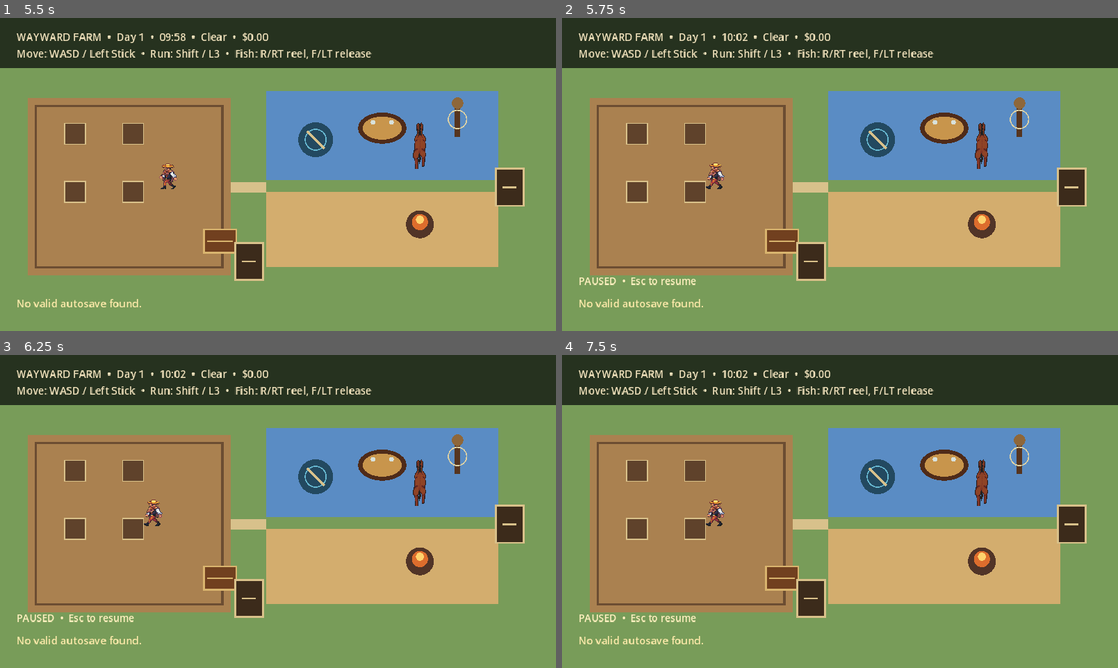
Above: before the commit, frames 1-4 (two rows, left to right).
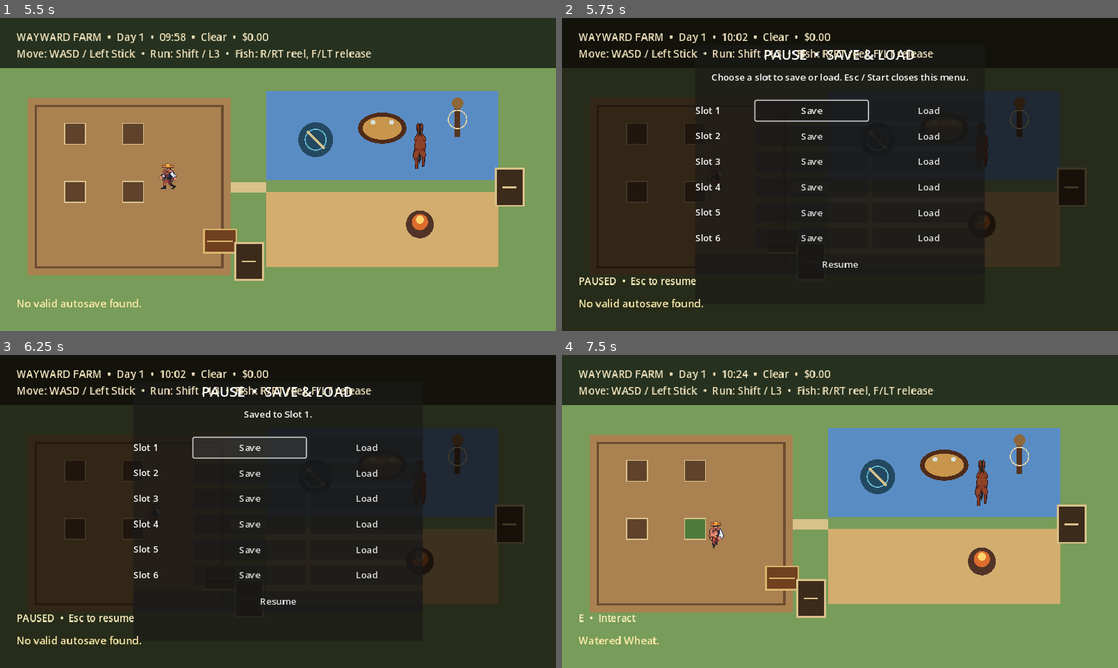
Above: after the commit, the same moments.

Repository: DocDamage/mahjongRPG
Game: Godot game, scene res://src/bootstrap/bootstrap.tscn
The game is run twice, just before and just after one commit, with the same random seed, the same clock (stepped at 60 frames per second) and the same inputs.
Inputs (mouse positions are in pixels of both pictures, inside the frame that each line leads up to):
- Up to frame 1 (5.5 s): click "Start at Wayward Farm" at 0.5 s; tap Enter at 1.25 s; move the mouse to (400, 158) at 1.27 s; hold D (move_right) 1.28-2.03 s; hold R (fish_reel) 1.28-2.03 s; click (400, 158) at 1.42 s; tap Space at 1.52, 2.27, 3.77, 4.52, 5.27 s; tap F (fish_release) at 1.55, 2.1, 4.55, 5.1 s; move the mouse to (166, 190) at 2.02 s; hold S (move_down) 2.03-2.78 s; tap E (interact) at 2.3, 5.3 s; move the mouse to (333, 105) at 2.77 s; hold D (move_right) 2.78-3.53 s; hold E (interact) 2.78-3.53 s; tap Shift (run) at 3.05, 3.6 s; move the mouse to (250, 237) at 3.52 s; hold W (move_up) 3.53-4.28 s; click (250, 237) at 3.67 s; tap R (fish_reel) at 3.8 s; move the mouse to (444, 221) at 4.27 s; hold R (fish_reel) 4.28-5.03 s; hold A (move_left) from 4.28 s (still down); tap F9 (load_game) at 4.9 s; move the mouse to (111, 127) at 5.02 s
- Up to frame 2 (5.75 s): keep holding A (move_left); tap Escape (pause) at 5.65 s
- Up to frame 3 (6.25 s): release A (move_left) at 5.75 s; click (250, 448) at 5.75 s, where only the run after the commit has a clickable "Save"
- Up to frame 4 (7.5 s): click (928, 448) at 6.5 s, where only the run after the commit has a clickable "Load"; tap Space at 7.25 s; move the mouse to (867, 511) at 7.27 s; hold S (move_down) from 7.28 s (still down); hold E (interact) from 7.28 s (still down); click (867, 511) at 7.42 s

Frame 1 is identical in both runs. In frame 2, 99% of the frame differs, in the area x 0-100%, y 0-100%; in frame 3, 99%; in frame 4, 1.1%.

Commit message:
Add cross-scene manual save menu

Diff:
--- a/project.godot
+++ b/project.godot
@@ -13,6 +13,7 @@
 AudioService="*res://src/audio/audio_service.gd"
 InputService="*res://src/input/input_service.gd"
 ContentRegistry="*res://src/content/content_registry.gd"
+SaveMenu="*res://src/ui/save_menu.gd"
 
 [display]
 window/size/viewport_width=960
--- a/src/player/player.gd
+++ b/src/player/player.gd
@@ -44,8 +44,6 @@
 
 
 func _physics_process(delta: float) -> void:
-	if Input.is_action_just_pressed(&"pause"):
-		_toggle_pause()
 	if _is_game_paused():
 		velocity = Vector2.ZERO
 		_set_animation(false)
@@ -172,16 +170,6 @@
 	_update_interaction_prompt(_current_prompt_target)
 
 
-func _toggle_pause() -> void:
-	var session := get_node_or_null("/root/GameSession")
-	if session == null:
-		return
-	if session.is_paused():
-		session.release_pause(&"player_pause")
-	else:
-		session.request_pause(&"player_pause")
-
-
 func _show_pause_prompt() -> void:
 	if _prompt_label == null:
 		return
--- a/src/save/save_service.gd
+++ b/src/save/save_service.gd
@@ -2,6 +2,7 @@
 
 signal saved(slot_id: StringName)
 signal loaded(slot_id: StringName)
+signal save_status(message: String)
 
 const SAVE_SCHEMA_VERSION := 1
 const MANUAL_SLOT_COUNT := 6
@@ -9,6 +10,39 @@
 const SLOT_EMERGENCY := &"emergency"
 const SLOT_PRE_FINALE := &"pre_finale"
 const SAVE_DIRECTORY := "user://saves"
+
+
+func _unhandled_input(event: InputEvent) -> void:
+	if event.is_action_pressed(&"save_game"):
+		var save_result := save_current_session(SLOT_AUTOSAVE)
+		save_status.emit("Game saved." if save_result == OK else "Save failed.")
+		get_viewport().set_input_as_handled()
+	elif event.is_action_pressed(&"load_game"):
+		var load_result := load_current_session(SLOT_AUTOSAVE)
+		save_status.emit("Game loaded." if load_result == OK else "No valid autosave found.")
+		get_viewport().set_input_as_handled()
+
+
+func save_current_session(slot_id: StringName) -> Error:
+	if not is_inside_tree():
+		return ERR_UNAVAILABLE
+	var session = get_node_or_null("/root/GameSession")
+	if session == null:
+		return ERR_UNAVAILABLE
+	return save(slot_id, session.snapshot())
+
+
+func load_current_session(slot_id: StringName) -> Error:
+	if not is_inside_tree():
+		return ERR_UNAVAILABLE
+	var session = get_node_or_null("/root/GameSession")
+	if session == null:
+		return ERR_UNAVAILABLE
+	var document := load_save(slot_id)
+	var payload_value: Variant = document.get("payload")
+	if not payload_value is Dictionary:
+		return int(document.get("error", ERR_FILE_NOT_FOUND))
+	return session.restore(payload_value)
 
 
 func save(slot_id: StringName, payload: Dictionary) -> Error:
--- /dev/null
+++ b/src/ui/save_menu.gd
@@ -0,0 +1,126 @@
+extends CanvasLayer
+
+const MENU_PAUSE_REASON := &"save_menu"
+
+var _shade: ColorRect
+var _panel: PanelContainer
+var _message: Label
+var _first_button: Button
+
+
+func _ready() -> void:
+	process_mode = Node.PROCESS_MODE_ALWAYS
+	_build_menu()
+
+
+func _unhandled_input(event: InputEvent) -> void:
+	if event.is_action_pressed(&"pause"):
+		if is_open():
+			close()
+		else:
+			open()
+		get_viewport().set_input_as_handled()
+
+
+func is_open() -> bool:
+	return _shade != null and _shade.visible
+
+
+func open() -> void:
+	if _shade == null:
+		return
+	var session = get_node_or_null("/root/GameSession")
+	if session != null:
+		session.request_pause(MENU_PAUSE_REASON)
+	_shade.visible = true
+	_message.text = "Choose a slot to save or load. Esc / Start closes this menu."
+	_focus_first_button()
+
+
+func close() -> void:
+	if _shade == null:
+		return
+	_shade.visible = false
+	var session = get_node_or_null("/root/GameSession")
+	if session != null:
+		session.release_pause(MENU_PAUSE_REASON)
+
+
+func _build_menu() -> void:
+	_shade = ColorRect.new()
+	_shade.color = Color(0.05, 0.035, 0.02, 0.76)
+	_shade.set_anchors_and_offsets_preset(Control.PRESET_FULL_RECT)
+	add_child(_shade)
+	_panel = PanelContainer.new()
+	_panel.position = Vector2(230, 46)
+	_panel.size = Vector2(500, 448)
+	_shade.add_child(_panel)
+	var content := VBoxContainer.new()
+	content.add_theme_constant_override("separation", 10)
+	_panel.add_child(content)
+	var title := Label.new()
+	title.text = "PAUSE  •  SAVE & LOAD"
+	title.horizontal_alignment = HORIZONTAL_ALIGNMENT_CENTER
+	title.add_theme_font_size_override("font_size", 24)
+	content.add_child(title)
+	_message = Label.new()
+	_message.autowrap_mode = TextServer.AUTOWRAP_WORD_SMART
+	_message.horizontal_alignment = HORIZONTAL_ALIGNMENT_CENTER
+	_message.custom_minimum_size = Vector2(440, 42)
+	content.add_child(_message)
+	for slot_number in range(1, 7):
+		_add_slot_row(content, StringName("manual_%d" % slot_number), slot_number)
+	var close_button := Button.new()
+	close_button.text = "Resume"
+	close_button.custom_minimum_size = Vector2(0, 36)
+	close_button.pressed.connect(close)
+	content.add_child(close_button)
+	_shade.visible = false
+
+
+func _add_slot_row(content: VBoxContainer, slot_id: StringName, slot_number: int) -> void:
+	var row := HBoxContainer.new()
+	row.add_theme_constant_override("separation", 8)
+	content.add_child(row)
+	var label := Label.new()
+	label.text = "Slot %d" % slot_number
+	label.custom_minimum_size = Vector2(96, 34)
+	label.vertical_alignment = VERTICAL_ALIGNMENT_CENTER
+	row.add_child(label)
+	var save_button := Button.new()
+	save_button.text = "Save"
+	save_button.size_flags_horizontal = Control.SIZE_EXPAND_FILL
+	save_button.pressed.connect(_save_slot.bind(slot_id, slot_number))
+	row.add_child(save_button)
+	if _first_button == null:
+		_first_button = save_button
+	var load_button := Button.new()
+	load_button.text = "Load"
+	load_button.size_flags_horizontal = Control.SIZE_EXPAND_FILL
+	load_button.pressed.connect(_load_slot.bind(slot_id, slot_number))
+	row.add_child(load_button)
+
+
+func _save_slot(slot_id: StringName, slot_number: int) -> void:
+	var service = get_node_or_null("/root/SaveService")
+	var result: Error = ERR_UNAVAILABLE
+	if service != null:
+		result = service.save_current_session(slot_id)
+	_message.text = "Saved to Slot %d." % slot_number if result == OK else "Could not save to Slot %d." % slot_number
+
+
+func _load_slot(slot_id: StringName, slot_number: int) -> void:
+	var service = get_node_or_null("/root/SaveService")
+	var result: Error = ERR_UNAVAILABLE
+	if service != null:
+		result = service.load_current_session(slot_id)
+	if result == OK:
+		_message.text = "Loaded Slot %d." % slot_number
+		close()
+	else:
+		_message.text = "Slot %d has no valid save." % slot_number
+
+
+func _focus_first_button() -> void:
+	if _first_button != null:
+		_first_button.grab_focus()
--- a/src/world/dustward.gd
+++ b/src/world/dustward.gd
@@ -13,6 +13,7 @@
 	$InnDoor.feedback.connect(_show_message)
 	$HallDoor.feedback.connect(_show_message)
 	GameSession.weather_changed.connect(_on_weather_changed)
+	SaveService.save_status.connect(_show_message)
 	for opponent in get_tree().get_nodes_in_group(&"dustward_opponent"):
 		opponent.feedback.connect(_show_message)
 	_update_status()
--- a/src/world/interior.gd
+++ b/src/world/interior.gd
@@ -19,6 +19,7 @@
 	var clerk = get_node_or_null("StoreClerk")
 	if clerk != null:
 		clerk.feedback.connect(_show_message)
+	SaveService.save_status.connect(_show_message)
 	status_label.text = "%s  •  E / A interacts  •  $%.2f" % [location_name, GameSession.inventory.money_cents / 100.0]
 
 
--- a/src/world/riverbend.gd
+++ b/src/world/riverbend.gd
@@ -9,6 +9,7 @@
 	$FarmRoad.feedback.connect(_show_message)
 	$FishingSpot.feedback.connect(_show_message)
 	GameSession.weather_changed.connect(_on_weather_changed)
+	SaveService.save_status.connect(_show_message)
 	_update_status()
 
 
--- a/src/world/wayward_farm.gd
+++ b/src/world/wayward_farm.gd
@@ -9,6 +9,7 @@
 	GameSession.time_advanced.connect(_update_status)
 	GameSession.weather_changed.connect(_update_status)
 	GameSession.weather_changed.connect(_redraw_for_weather)
+	SaveService.save_status.connect(_show_message)
 	for plot in get_tree().get_nodes_in_group(&"farm_plot"):
 		plot.feedback.connect(_show_message)
 	$Bonfire.feedback.connect(_show_message)
@@ -49,17 +50,3 @@
 
 func _redraw_for_weather(_weather_id: StringName) -> void:
 	queue_redraw()
-
-
-func _unhandled_input(event: InputEvent) -> void:
-	if event.is_action_pressed(&"save_game"):
-		var result := SaveService.save(SaveService.SLOT_AUTOSAVE, GameSession.snapshot())
-		_show_message("Game saved." if result == OK else "Save failed.")
-		get_viewport().set_input_as_handled()
-	elif event.is_action_pressed(&"load_game"):
-		var document := SaveService.load_save(SaveService.SLOT_AUTOSAVE)
-		if document.has("payload") and GameSession.restore(document["payload"]) == OK:
-			_show_message("Game loaded.")
-		else:
-			_show_message("No valid autosave found.")
-		get_viewport().set_input_as_handled()
--- a/tests/unit/test_save_service.gd
+++ b/tests/unit/test_save_service.gd
@@ -17,6 +17,16 @@
 			failures.append("save payload should round-trip: %s" % loaded)
 	if service.is_valid_slot(&"manual_7"):
 		failures.append("manual slot seven should be rejected")
+	for slot_number in range(1, SaveServiceScript.MANUAL_SLOT_COUNT + 1):
+		var manual_slot := StringName("manual_%d" % slot_number)
+		if not service.is_valid_slot(manual_slot):
+			failures.append("every configured manual slot should be valid")
+			continue
+		var slot_payload := {"slot": slot_number}
+		if service.save(manual_slot, slot_payload) != OK or service.load_save(manual_slot).get("payload", {}) != slot_payload:
+			failures.append("manual slot %d should independently round-trip" % slot_number)
+	if service.save_current_session(slot) != ERR_UNAVAILABLE or service.load_current_session(slot) != ERR_UNAVAILABLE:
+		failures.append("detached save services should report unavailable game sessions")
 	var session = GameSessionScript.new()
 	session.start_new_game(91)
 	session.farm.plant(Vector2i(0, 0), &"beans", 1)
Not shown, added: src/ui/save_menu.gd.uid
